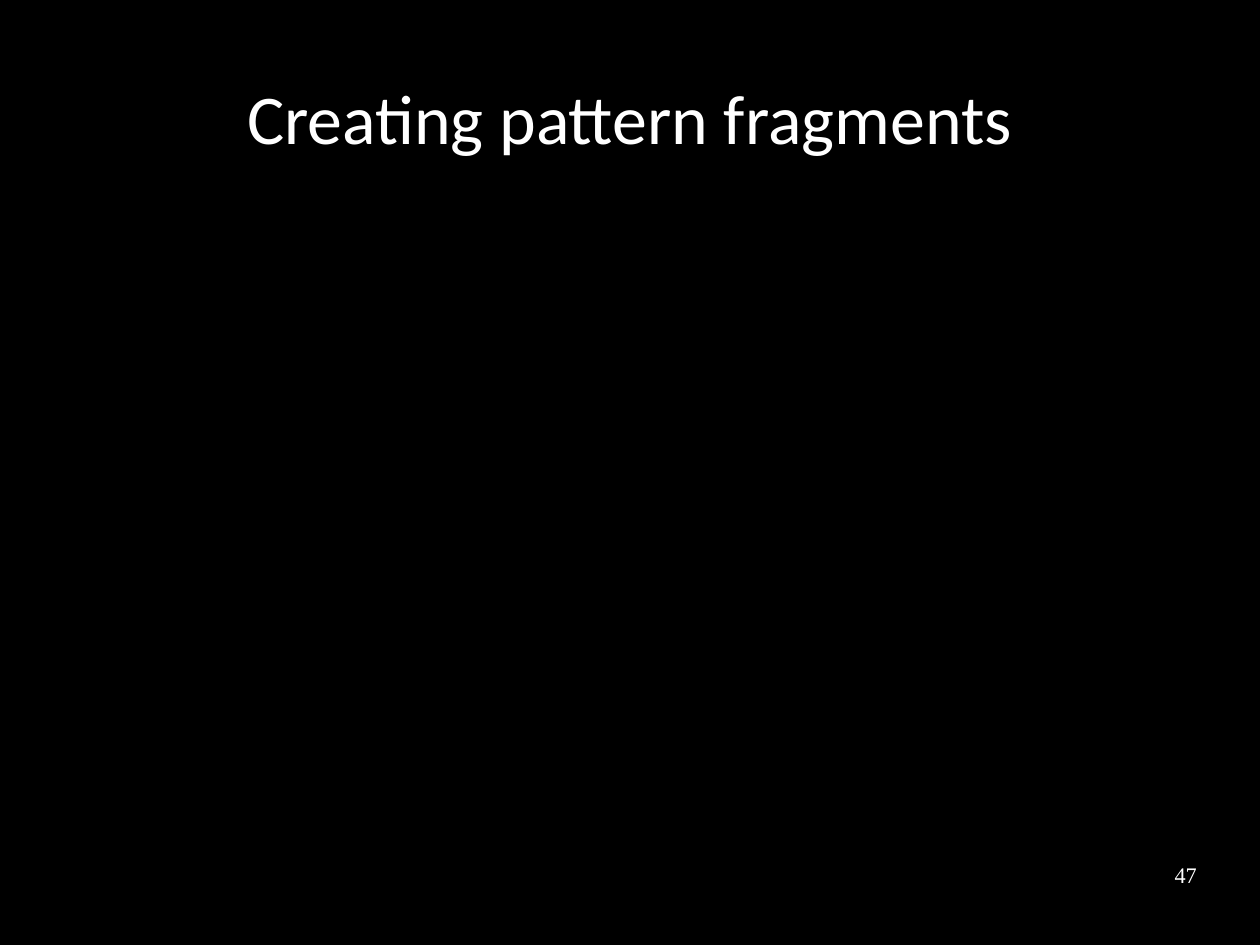
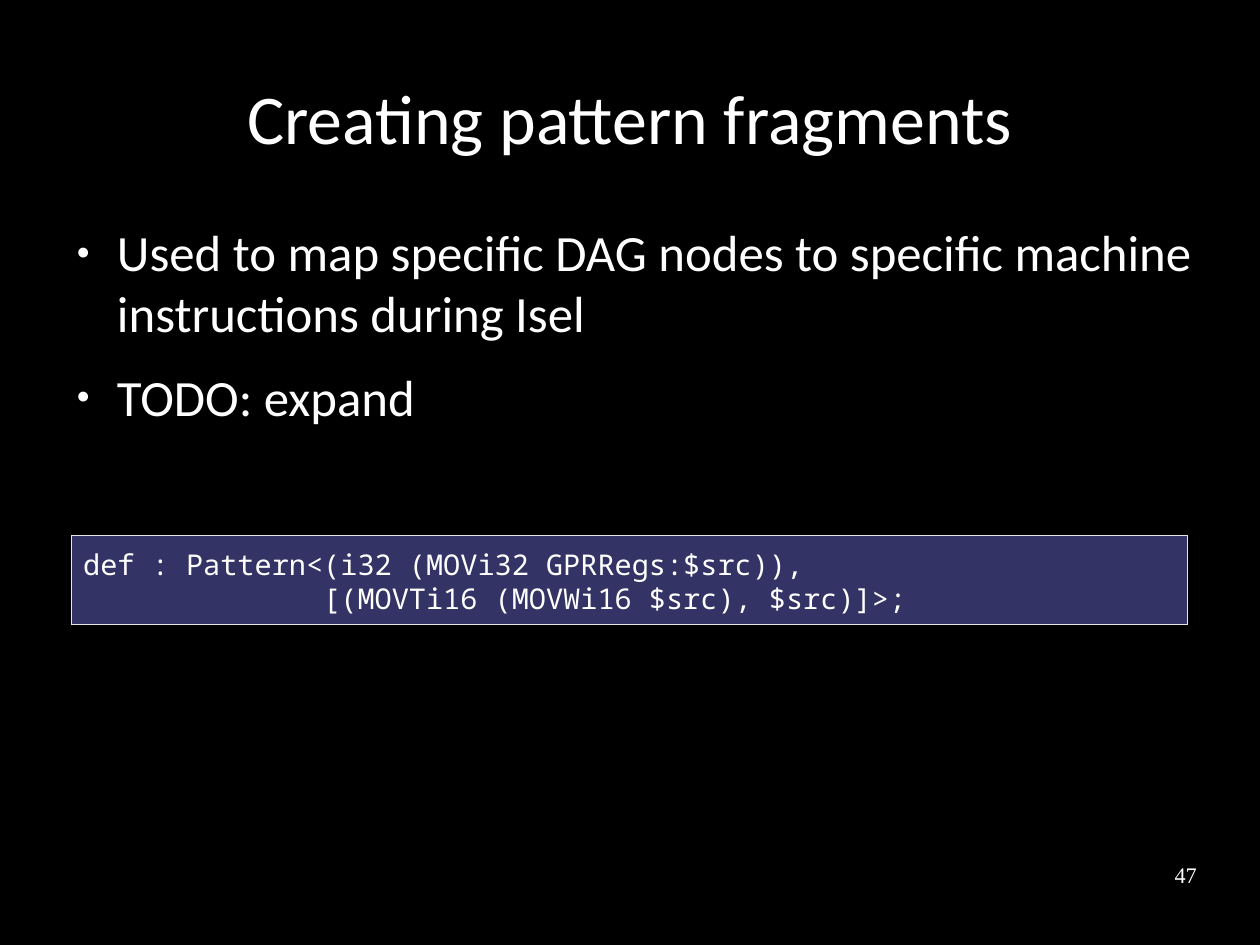
Before and after one commit to frasercrmck/llvm-leg, a slide deck: slide 47 of docs/Codeplay/Slides.odp. Drawn at 1260x945 pixels with LibreOffice and Linux fonts; fonts in the diff are those of the drawing. Boxes give left, top, right and bottom in pixels: in the first picture for what was removed or moved away, otherwise in the second. Text is boxed around its words. In the diff, an @@ line names an element or a change of style, - is before the commit and + after.

```diff
--- a/docs/Codeplay/Slides.odp
+++ b/docs/Codeplay/Slides.odp
@@ text added at box(117, 235, 1192, 425), 32 pt, text #FFFFFF @@
+● Used to map specific DAG nodes to specific machine instructions during Isel
+● TODO: expand
@@ rectangle added at box(72, 536, 1188, 625), fill #333366, outline #E6E6E6 0 pt, 18 pt, text #FFFFFF @@
+def : Pattern<(i32 (MOVi32 GPRRegs:$src)),
+[(MOVTi16 (MOVWi16 $src), $src)]>;
```
Also in this commit, not shown: 3 other slides changed.
